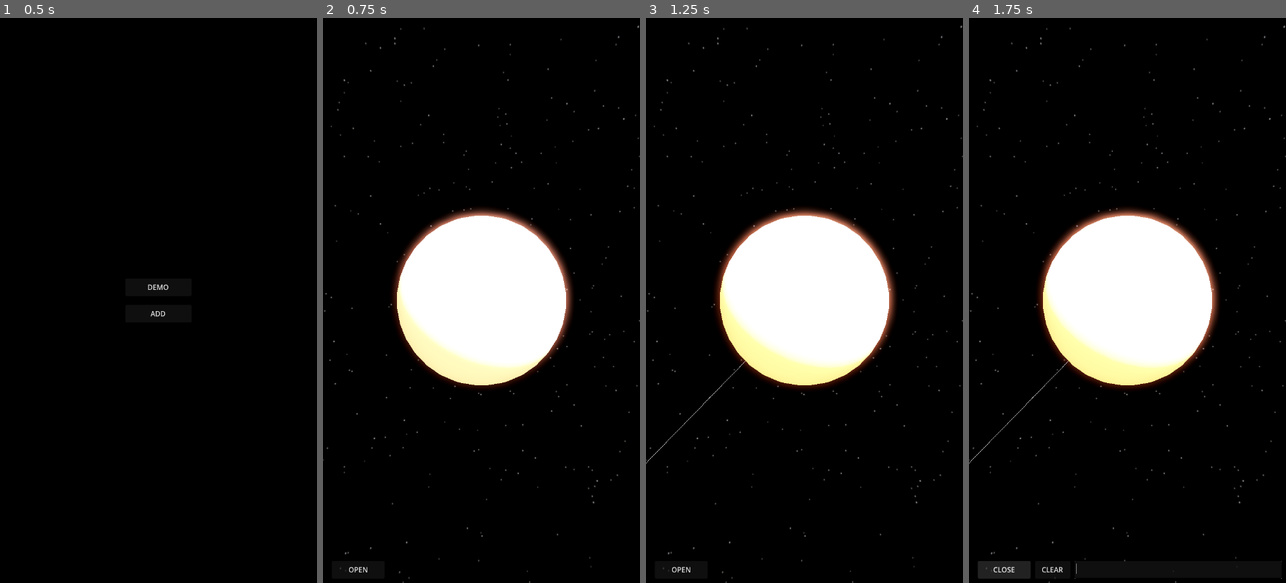
Above: before the commit, frames 1-4 (left to right).
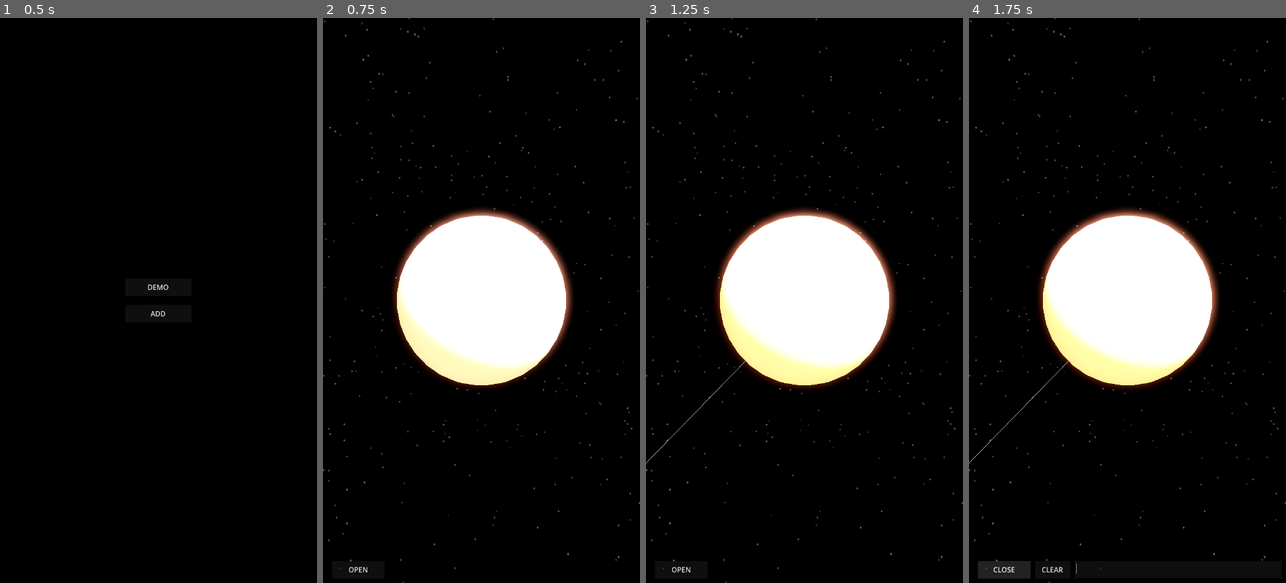
Above: after the commit, the same moments.

Repository: 0-5788719150923125/praxis
Game: Godot game, scene res://scenes/first_run.tscn
Same seed, same stepped clock (60 frames per second), same inputs: the game is played once before the commit and once after it.
Inputs:
- Up to frame 1 (0.5 s): no input
- Up to frame 2 (0.75 s): click "DEMO" at 0.5 s
- Up to frame 3 (1.25 s): no input
- Up to frame 4 (1.75 s): click "OPEN" at 1.25 s

Frame 1 is identical in both runs. In frame 2, 0.7% of the frame differs, in the area x 0-100%, y 0-100%; in frame 3, 0.7%; in frame 4, 0.6%.

Commit message:
simplify starfield code

Diff:
--- a/axis/scripts/atom_interior.gd
+++ b/axis/scripts/atom_interior.gd
@@ -28,8 +28,7 @@
 var transition_progress: float = 0.0
 var neural_network: Node3D = null
 var world_environment: WorldEnvironment = null
-var base_environment: Environment = null
-var interior_environment: Environment = null
+var starfield: Node3D = null
 
 signal is_inside_changed(is_inside: bool)
 
@@ -37,15 +36,7 @@
 	camera = get_node("../Camera3D")
 	neural_network = get_node("../NeuralNetwork")
 	world_environment = get_node("../WorldEnvironment")
-
-	if world_environment:
-		# Store the original environment
-		base_environment = world_environment.environment.duplicate()
-
-	# Create inverse skybox environment
-	_setup_inverse_skybox()
-	print("AtomInteriorSystem initialized!")
-	print("Initial camera settings - min_zoom:", camera.min_zoom, " max_zoom:", camera.max_zoom)
+	starfield = get_node("../Skybox")
 
 func _process(_delta: float) -> void:
 	if not camera or not world_environment:
@@ -67,13 +58,11 @@
 					if atom == current_atom and distance_factor > INTERIOR_EXIT_THRESHOLD:
 						print("Distance factor:", distance_factor, " - Exiting atom")
 						_exit_atom()
-						break
 				# If we're outside atoms
 				else:
 					if distance_factor < INTERIOR_ENTRY_THRESHOLD:
 						print("Distance factor:", distance_factor, " - Entering atom")
 						_enter_atom(atom)
-						break
 
 func _enter_atom(atom: Node3D) -> void:
 	if is_transitioning:
@@ -84,19 +73,17 @@
 	is_inside_atom = true
 	current_atom = atom
 
-	# Get all atoms from the neural network
 	if neural_network:
-		# Set interior view for all atoms
 		for other_atom in neural_network.atoms:
 			other_atom.set_interior_view(true, other_atom == atom)
 
-		# Update highlight if needed
 		var highlighted_atom = neural_network.current_focused_atom
 		if highlighted_atom:
 			highlighted_atom.set_highlight(true)
 
-	# Switch to interior environment
-	world_environment.environment = interior_environment
+	# Toggle starfield to inverse mode
+	if starfield:
+		starfield.toggle_inverse_mode(true)
 
 	# Update camera settings
 	var target_max_zoom = current_atom.get_radius() * INTERIOR_SCALE_FACTOR
@@ -106,7 +93,6 @@
 
 	is_inside_changed.emit(true)
 
-	# Create transition effect
 	if transition_tween and transition_tween.is_valid():
 		transition_tween.kill()
 
@@ -127,20 +113,19 @@
 	print("Exiting atom interior...")
 	is_transitioning = true
 
-	# Get all atoms from the neural network
 	if neural_network:
-		# Store current highlighted atom
 		var highlighted_atom = neural_network.current_focused_atom
 
-		# Restore all atoms to normal view
 		for atom in neural_network.atoms:
 			atom.set_interior_view(false)
 
-		# Ensure highlight state is maintained
 		if highlighted_atom:
 			highlighted_atom.set_highlight(true)
 
-	# Emit signal for interior state change
+	# Toggle starfield back to normal mode
+	if starfield:
+		starfield.toggle_inverse_mode(false)
+
 	is_inside_changed.emit(false)
 
 	if transition_tween and transition_tween.is_valid():
@@ -156,53 +141,8 @@
 
 	transition_tween.connect("finished", _on_exit_transition_complete)
 
-	# Restore original environment
-	world_environment.environment = base_environment
-
-	# Reset camera mode
 	camera.set_interior_mode(false)
-
-	# Restore original parameters
 	_reset_camera()
-
-func _setup_inverse_skybox() -> void:
-	var image = Image.create(2048, 1024, false, Image.FORMAT_RGBA8)
-	image.fill(Color(1, 1, 1, 1))  # White background
-
-	var rng = RandomNumberGenerator.new()
-	rng.randomize()
-
-	# Create black stars
-	for _i in range(4000):
-		var x = rng.randi() % 2048
-		var y = rng.randi() % 1024
-		var size = rng.randf_range(0.5, 1.5)
-		var color = Color(0, 0, 0, rng.randf_range(0.5, 0.8))
-		_draw_star(image, x, y, size, color)
-
-	var texture = ImageTexture.create_from_image(image)
-
-	# Create the inverse sky setup
-	var sky_material = PanoramaSkyMaterial.new()
-	sky_material.panorama = texture
-
-	var sky = Sky.new()
-	sky.sky_material = sky_material
-
-	# Create interior environment
-	interior_environment = base_environment.duplicate()
-	interior_environment.background_mode = Environment.BG_SKY
-	interior_environment.sky = sky
-
-func _draw_star(image: Image, center_x: int, center_y: int, size: float, color: Color) -> void:
-	var radius = ceil(size)
-	for y in range(max(0, center_y - radius), min(1024, center_y + radius + 1)):
-		for x in range(max(0, center_x - radius), min(2048, center_x + radius + 1)):
-			var dist = Vector2(center_x, center_y).distance_to(Vector2(x, y))
-			if dist <= size:
-				var alpha = (1.0 - (dist / size)) * color.a
-				var pixel_color = Color(color.r, color.g, color.b, alpha)
-				image.set_pixel(x, y, pixel_color)
 
 func _reset_camera() -> void:
 	print("Resetting camera parameters...")
--- a/axis/scripts/starfield.gd
+++ b/axis/scripts/starfield.gd
@@ -1,59 +1,59 @@
 extends Node3D
 
-const TEXTURE_WIDTH = 2048  # Increased resolution
-const TEXTURE_HEIGHT = 1024  # Maintain 2:1 ratio for panoramic
-const STAR_COUNT = 4000  # More stars
-const STAR_SIZE_RANGES = [
-	Vector2(0.5, 0.8),  # Tiny stars (most common)
-	Vector2(0.8, 1.2),  # Small stars
-	Vector2(1.2, 1.5)   # Medium stars (rare)
-]
-const STAR_SIZE_WEIGHTS = [  # Probability weights for each size range
-	0.7,  # 70% tiny stars
-	0.25, # 25% small stars
-	0.05  # 5% medium stars
-]
-const STAR_COLORS = [
+const TEXTURE_WIDTH = 2048
+const TEXTURE_HEIGHT = 1024
+const STAR_COUNT = 4000
+
+# We'll use these for normal mode only now
+const NORMAL_COLORS = [
 	Color(1.0, 1.0, 1.0, 0.8),    # Dimmer white
 	Color(0.95, 0.95, 1.0, 0.7),  # Very slight blue
 	Color(1.0, 0.98, 0.95, 0.7),  # Very slight yellow
 	Color(0.98, 0.95, 0.95, 0.6)  # Very slight red
 ]
 
+var current_mode: bool = false  # false = normal, true = inverse
+var world_env: WorldEnvironment
+var base_environment: Environment
+
 func _ready():
-	create_starfield_sky()
+	world_env = get_node("../WorldEnvironment")
+	if world_env and world_env.environment:
+		base_environment = world_env.environment
+		create_starfield_sky(false)  # Start with normal mode
 
-func create_starfield_sky():
+func toggle_inverse_mode(is_inverse: bool) -> void:
+	if current_mode != is_inverse:
+		current_mode = is_inverse
+		create_starfield_sky(is_inverse)
+
+func create_starfield_sky(inverse: bool = false):
 	var image = Image.create(TEXTURE_WIDTH, TEXTURE_HEIGHT, false, Image.FORMAT_RGBA8)
-	image.fill(Color(0, 0, 0, 1))
+	# Set background color based on mode
+	image.fill(Color(0, 0, 0, 1) if not inverse else Color(1, 1, 1, 1))
 
 	var rng = RandomNumberGenerator.new()
 	rng.randomize()
 
-	# Generate stars with position correction for panoramic projection
 	for _i in range(STAR_COUNT):
-		# Select star size range based on weights
-		var size_range_idx = _weighted_random_index(STAR_SIZE_WEIGHTS, rng)
-		var size_range = STAR_SIZE_RANGES[size_range_idx]
-
-		# Get random position with panoramic correction
-		var phi = rng.randf() * TAU  # Longitude (0 to 2π)
-		var theta = acos(2 * rng.randf() - 1)  # Latitude (0 to π)
-
-		# Convert spherical coordinates to panoramic UV
-		var x = int((phi / TAU) * TEXTURE_WIDTH) % TEXTURE_WIDTH
-		var y = int((theta / PI) * TEXTURE_HEIGHT)
-
-		# Adjust size based on latitude to prevent stretching
-		var size = rng.randf_range(size_range.x, size_range.y)
-		size *= sin(theta)  # Reduce size near poles
-
-		var color = STAR_COLORS[rng.randi() % STAR_COLORS.size()]
-
-		# Add some variance to star brightness
-		color.a *= rng.randf_range(0.5, 1.0)
-
-		draw_star(image, x, y, size, color)
+		if inverse:
+			# Use original inverse mode star generation
+			var x = rng.randi() % TEXTURE_WIDTH
+			var y = rng.randi() % TEXTURE_HEIGHT
+			var size = rng.randf_range(0.5, 1.5)  # Original size range
+			var color = Color(0, 0, 0, rng.randf_range(0.5, 0.8))  # Original alpha range
+			draw_star(image, x, y, size, color, inverse)
+		else:
+			# Normal mode with panoramic correction
+			var phi = rng.randf() * TAU
+			var theta = acos(2 * rng.randf() - 1)
+			var x = int((phi / TAU) * TEXTURE_WIDTH) % TEXTURE_WIDTH
+			var y = int((theta / PI) * TEXTURE_HEIGHT)
+			var size = rng.randf_range(0.5, 1.2)
+			size *= sin(theta)
+			var color = NORMAL_COLORS[rng.randi() % NORMAL_COLORS.size()]
+			color.a *= rng.randf_range(0.5, 1.0)
+			draw_star(image, x, y, size, color, inverse)
 
 	var texture = ImageTexture.create_from_image(image)
 
@@ -63,48 +63,37 @@
 	var sky = Sky.new()
 	sky.sky_material = sky_material
 
-	var world_env = get_node("../WorldEnvironment")
 	if world_env and world_env.environment:
 		world_env.environment.background_mode = Environment.BG_SKY
 		world_env.environment.sky = sky
 		world_env.environment.ambient_light_source = Environment.AMBIENT_SOURCE_SKY
-		world_env.environment.ambient_light_sky_contribution = 0.1  # Reduced ambient contribution
-		world_env.environment.background_energy_multiplier = 1.0  # Normalized brightness
+		world_env.environment.ambient_light_sky_contribution = 0.1
+		world_env.environment.background_energy_multiplier = 1.0
 
-func draw_star(image: Image, center_x: int, center_y: int, size: float, color: Color):
+func draw_star(image: Image, center_x: int, center_y: int, size: float, color: Color, inverse: bool):
 	var radius = ceil(size)
+	var start_y = max(0, center_y - radius)
+	var end_y = min(TEXTURE_HEIGHT - 1, center_y + radius + 1)
 	var start_x = max(0, center_x - radius)
-	var end_x = min(TEXTURE_WIDTH - 1, center_x + radius)
-	var start_y = max(0, center_y - radius)
-	var end_y = min(TEXTURE_HEIGHT - 1, center_y + radius)
+	var end_x = min(TEXTURE_WIDTH - 1, center_x + radius + 1)
 
-	for y in range(start_y, end_y + 1):
-		for x in range(start_x, end_x + 1):
-			var distance = Vector2(center_x, center_y).distance_to(Vector2(x, y))
-			if distance <= size:
-				var alpha = pow(1.0 - (distance / size), 3)  # Stronger falloff for sharper stars
-				var pixel_color = Color(
-					color.r,
-					color.g,
-					color.b,
-					color.a * alpha * 0.8  # Overall dimmer stars
-				)
-
-				# Blend with existing pixel for better star overlap
-				var existing = image.get_pixel(x, y)
-				image.set_pixel(x, y, existing.blend(pixel_color))
-
-func _weighted_random_index(weights: Array, rng: RandomNumberGenerator) -> int:
-	var total_weight = 0.0
-	for weight in weights:
-		total_weight += weight
-
-	var random_value = rng.randf() * total_weight
-	var current_weight = 0.0
-
-	for i in range(weights.size()):
-		current_weight += weights[i]
-		if random_value <= current_weight:
-			return i
-
-	return weights.size() - 1
+	for y in range(start_y, end_y):
+		for x in range(start_x, end_x):
+			var dist = Vector2(center_x, center_y).distance_to(Vector2(x, y))
+			if dist <= size:
+				if inverse:
+					# Use original linear alpha calculation for inverse mode
+					var alpha = (1.0 - (dist / size)) * color.a
+					var pixel_color = Color(color.r, color.g, color.b, alpha)
+					image.set_pixel(x, y, pixel_color)
+				else:
+					# Keep original blending for normal mode
+					var alpha = pow(1.0 - (dist / size), 3)
+					var final_color = Color(
+						color.r,
+						color.g,
+						color.b,
+						color.a * alpha * 0.8
+					)
+					var existing = image.get_pixel(x, y)
+					image.set_pixel(x, y, existing.blend(final_color))
